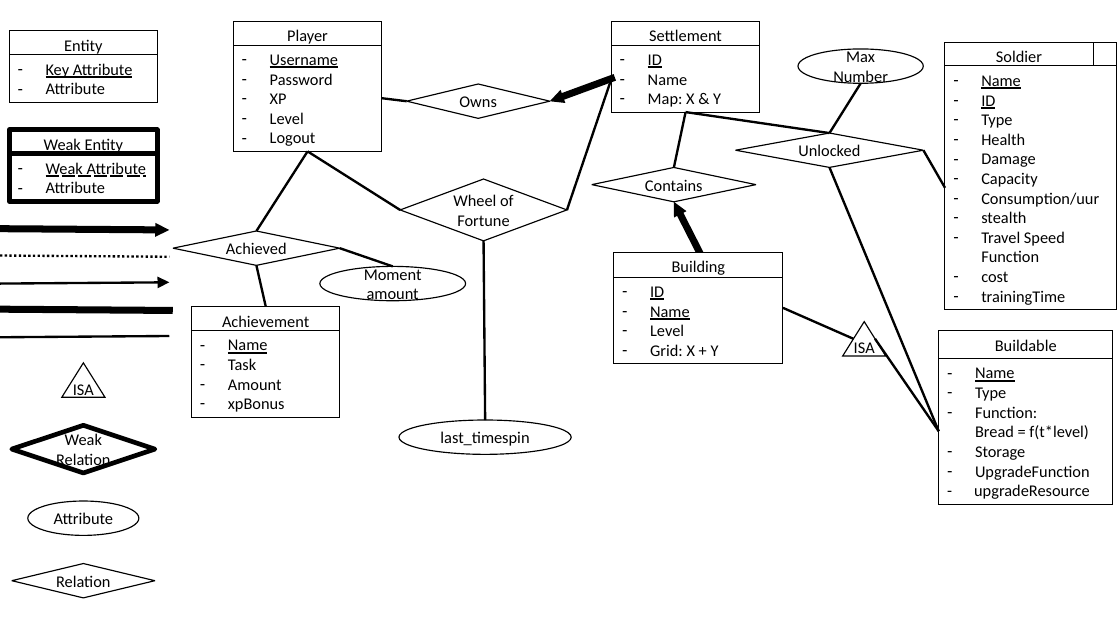
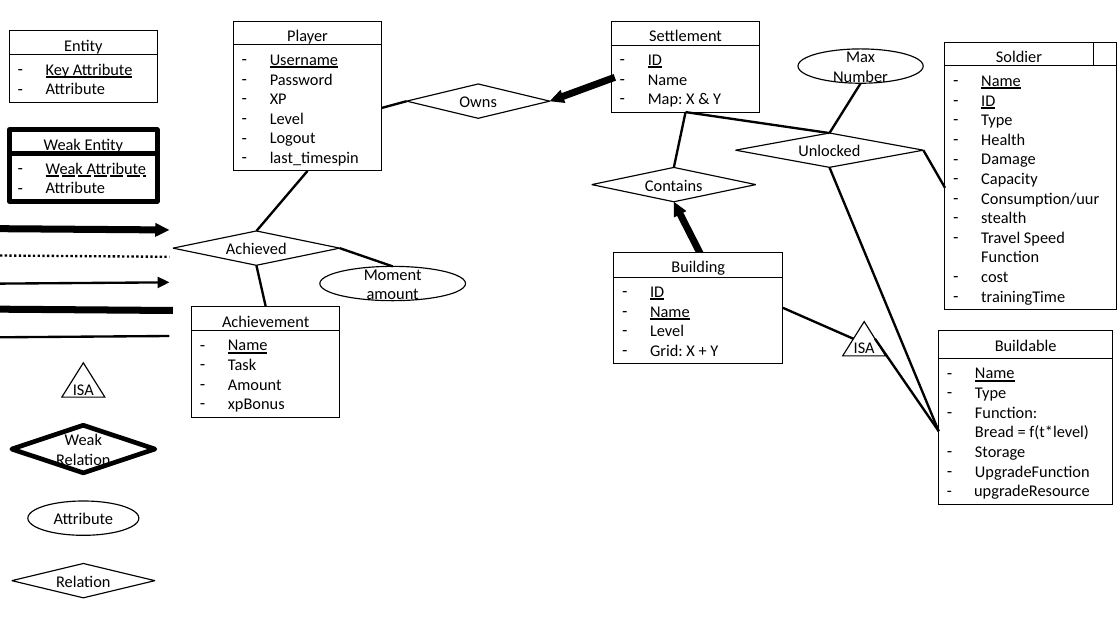
Before and after one commit to JeCheeseSmith/Clash-of-ppdb-s, a slide deck: slide 1 of documentation/database/ER-Diagram.pptx. Drawn at 1120x630 pixels with LibreOffice and Linux fonts; fonts in the diff are those of the drawing; background and template pictures are left out. Boxes give left, top, right and bottom in pixels: in the first picture for what was removed or moved away, otherwise in the second. Text is boxed around its words. In the diff, an @@ line names an element or a change of style, - is before the commit and + after.

Commit message:
cleanup wheel of fortune

```diff
--- a/documentation/database/ER-Diagram.pptx
+++ b/documentation/database/ER-Diagram.pptx
@@ rectangle "Username": place and size @@
-rectangle "Username" at [234,45,381,152]
+rectangle "Username" at [234,45,381,171]
@@ line removed from (567, 210) to (612, 79) @@
@@ line moved from (407, 102) - (381, 98) to (407, 101) - (381, 108) @@
@@ line moved from (256, 231) - (308, 151) to (256, 231) - (308, 171) @@
@@ text in rectangle at [270,151,359,166]: paragraph added @@
+– last_timespin
@@ line removed from (400, 210) to (308, 151) @@
@@ diamond removed at [400,179,567,241] @@
-Wheel of Fortune
@@ line removed from (486, 420) to (484, 241) @@
@@ ellipse removed at [399,420,571,455] @@
-last_timespin
```
Also in this commit, not shown: 1 other slide changed, 3 other files.
